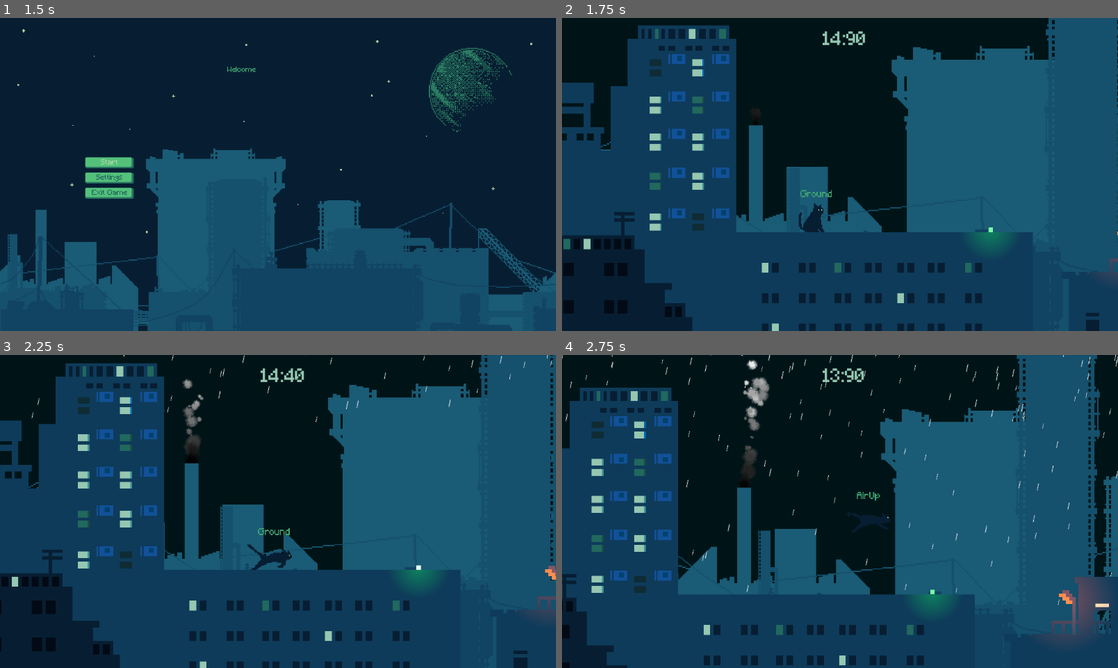
Above: before the commit, frames 1-4 (two rows, left to right).
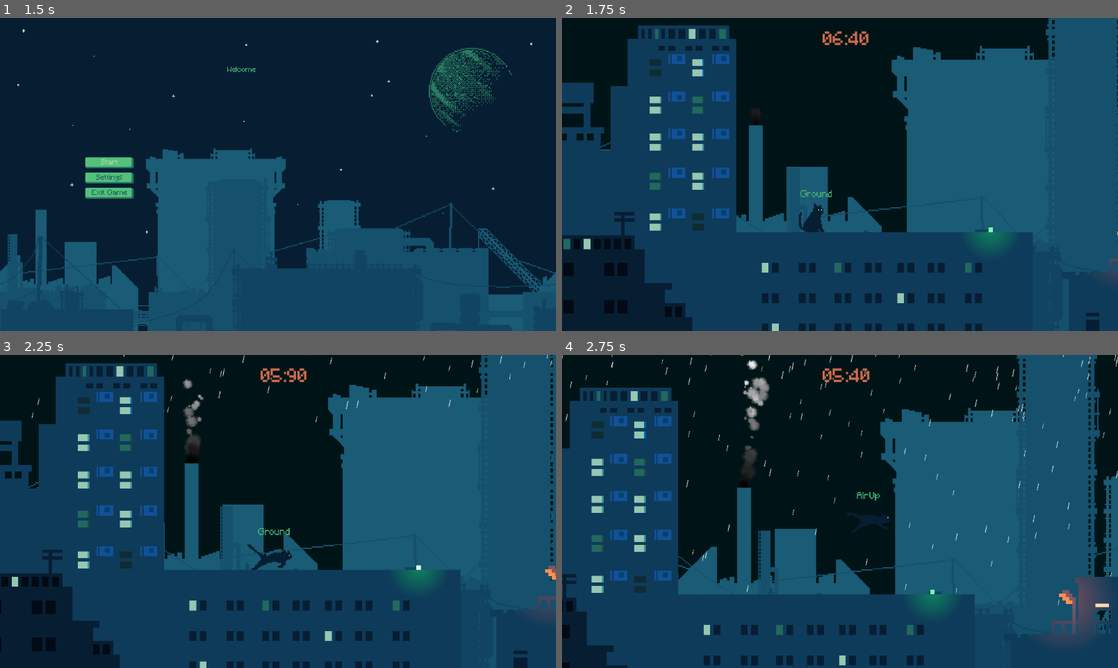
Above: after the commit, the same moments.

Repository: DEVizzent/mermelada-jam-2023
Game: Godot game, scene res://Inicio/StartMenu.tscn
Two runs of this game, one before a commit and one after it. Both use one fixed random seed, a clock stepped at 60 frames per second and the inputs below.
Inputs (mouse positions are in pixels of both pictures, inside the frame that each line leads up to):
- Up to frame 1 (1.5 s): click "Start" at 0.5 s; click "Start" at 1.25 s
- Up to frame 2 (1.75 s): no input
- Up to frame 3 (2.25 s): move the mouse to (400, 495) at 2.02 s; hold Right (ui_right) from 2.03 s (still down); click (400, 495) at 2.17 s
- Up to frame 4 (2.75 s): keep holding Right (ui_right); tap Space (jump) at 2.27 s

Frame 1 is identical in both runs. In frame 2, 0.3% of the frame differs, in the area x 46-56%, y 4-9%; in frame 3, 0.3%; in frame 4, 0.3%.

Commit message:
Add new songs to the Menu and level

Diff:
--- a/Inicio/StartMenu.tscn
+++ b/Inicio/StartMenu.tscn
@@ -5,8 +5,8 @@
 [ext_resource type="PackedScene" uid="uid://cl4ayh8478a6v" path="res://Settings/Settings.tscn" id="2_4tn62"]
 [ext_resource type="Texture2D" uid="uid://ccxvwsthy6mhk" path="res://Inicio/Background.png" id="2_mt6pw"]
 [ext_resource type="Theme" uid="uid://cjtm05baiqrbl" path="res://Settings/ButtonTheme.tres" id="4_cceg4"]
-[ext_resource type="AudioStream" uid="uid://c3b4wpj0lnnj1" path="res://Inicio/Menu.wav" id="5_qw5x1"]
-[ext_resource type="PackedScene" uid="uid://yhc18mcq1uk7" path="res://Levels/Level2/Level2.tscn" id="6_slwkk"]
+[ext_resource type="PackedScene" uid="uid://ch4qu2cv74nik" path="res://Levels/Level1/Level1.tscn" id="6_ext52"]
+[ext_resource type="AudioStream" uid="uid://b88nyxqsn6pb" path="res://Inicio/Menu.mp3" id="7_ckv4g"]
 [ext_resource type="PackedScene" uid="uid://crvq24xrg2gdc" path="res://Settings/UISounds.tscn" id="8_p75bp"]
 
 [node name="StartMenu" type="Node2D"]
@@ -45,7 +45,7 @@
 layout_mode = 2
 text = "Start"
 script = ExtResource("1_wqmyn")
-nextScene = ExtResource("6_slwkk")
+nextScene = ExtResource("6_ext52")
 
 [node name="SettingsButton" type="Button" parent="CenterContainer/VBoxContainer"]
 layout_mode = 2
@@ -57,7 +57,7 @@
 
 [node name="MusicPlayer" type="AudioStreamPlayer" parent="."]
 process_mode = 3
-stream = ExtResource("5_qw5x1")
+stream = ExtResource("7_ckv4g")
 autoplay = true
 bus = &"Music"
 
--- a/Levels/Level1/Level1.tscn
+++ b/Levels/Level1/Level1.tscn
@@ -19,6 +19,7 @@
 [ext_resource type="PackedScene" uid="uid://ck3p64601iieq" path="res://DeathZone/DeathZone.tscn" id="17_qk768"]
 [ext_resource type="PackedScene" uid="uid://d2iacsk4tnmw" path="res://FinishCats/finish_cats.tscn" id="18_xd8en"]
 [ext_resource type="PackedScene" uid="uid://cl4ayh8478a6v" path="res://Settings/Settings.tscn" id="19_amu6i"]
+[ext_resource type="AudioStream" uid="uid://wmj1unuubxf8" path="res://Levels/Level1/Level1.mp3" id="20_1w73l"]
 
 [sub_resource type="AtlasTexture" id="AtlasTexture_0srnh"]
 atlas = ExtResource("11_uguii")
@@ -260,3 +261,8 @@
 [node name="FinishCats" parent="." instance=ExtResource("18_xd8en")]
 
 [node name="Settings" parent="." instance=ExtResource("19_amu6i")]
+
+[node name="AudioStreamPlayer" type="AudioStreamPlayer" parent="."]
+process_mode = 3
+stream = ExtResource("20_1w73l")
+autoplay = true
Not shown, added: Inicio/Menu.mp3.import
Not shown, removed: Inicio/Menu.wav.import
Not shown, added: Levels/Level1/Level1.mp3.import
Not shown: 1 places in Levels/Level1/Level1.tscn that only renumber resources
Not shown, added: Inicio/Menu.mp3
Not shown, changed: Inicio/Menu.wav
Not shown, added: Levels/Level1/Level1.mp3
